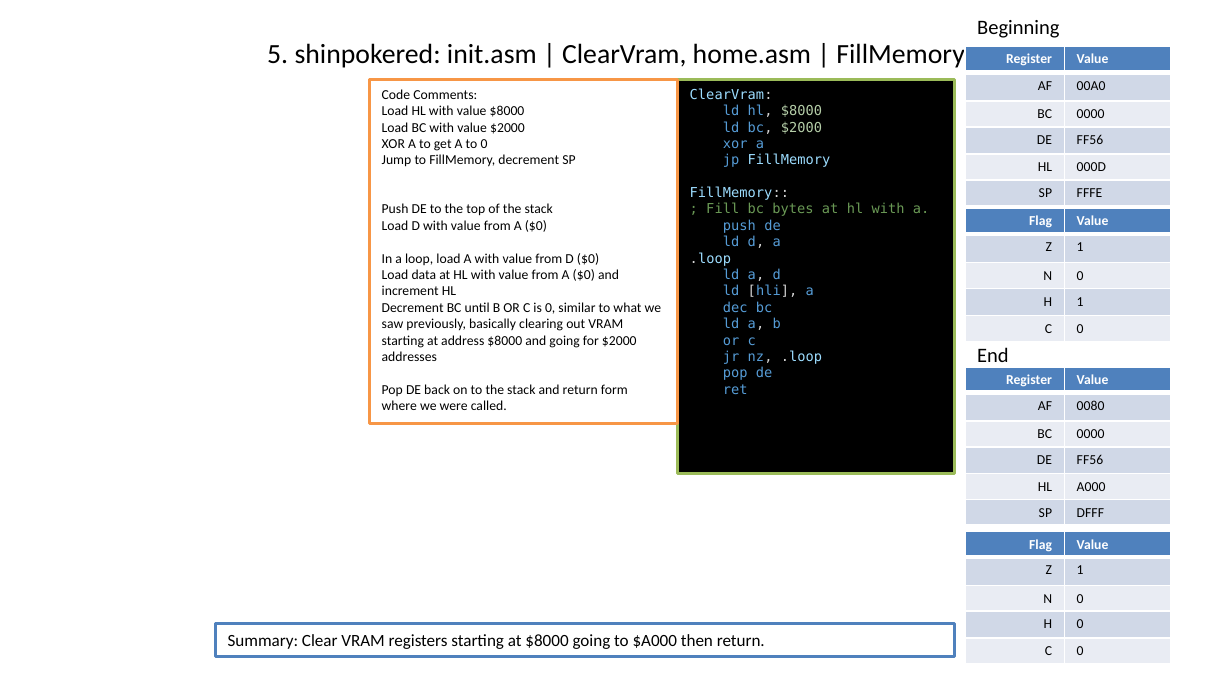
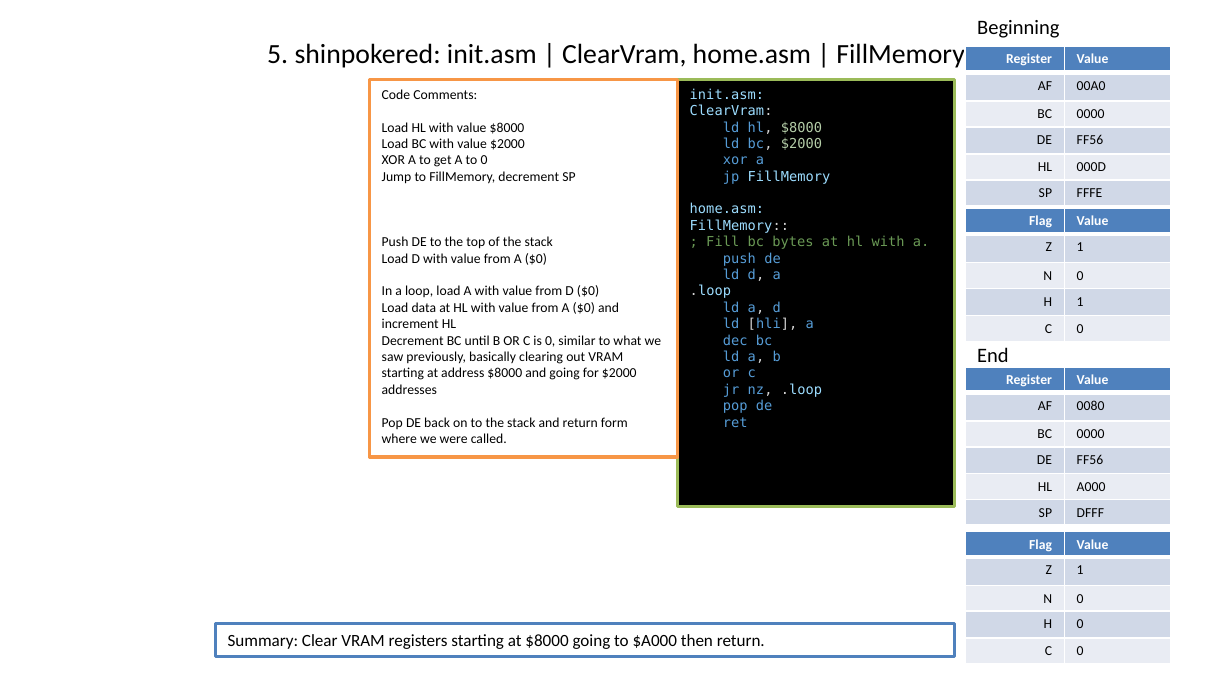
Before and after one commit to timweilert/DK94_Color, a slide deck: slide 7 of SGB_TO_GBC.pptx. Drawn at 1232x693 pixels with LibreOffice and Linux fonts; fonts in the diff are those of the drawing. Boxes give left, top, right and bottom in pixels: in the first picture for what was removed or moved away, otherwise in the second. Text is boxed around its words. In the diff, an @@ line names an element or a change of style, - is before the commit and + after.

```diff
--- a/SGB_TO_GBC.pptx
+++ b/SGB_TO_GBC.pptx
@@ rectangle "Code Comments:": place and size @@
-rectangle "Code Comments:" at (370,80,678,424)
+rectangle "Code Comments:" at (370,80,678,457)
@@ rectangle "init.asm:": place and size @@
-rectangle "init.asm:" at (678,80,955,474)
+rectangle "init.asm:" at (678,80,955,508)
@@ text in rectangle at (690,88,764,100): paragraph added @@
+init.asm:
@@ text in rectangle at (690,202,764,214): paragraph added @@
+home.asm:
```
Also in this commit, not shown: 7 other slides changed, 12 slides added.
